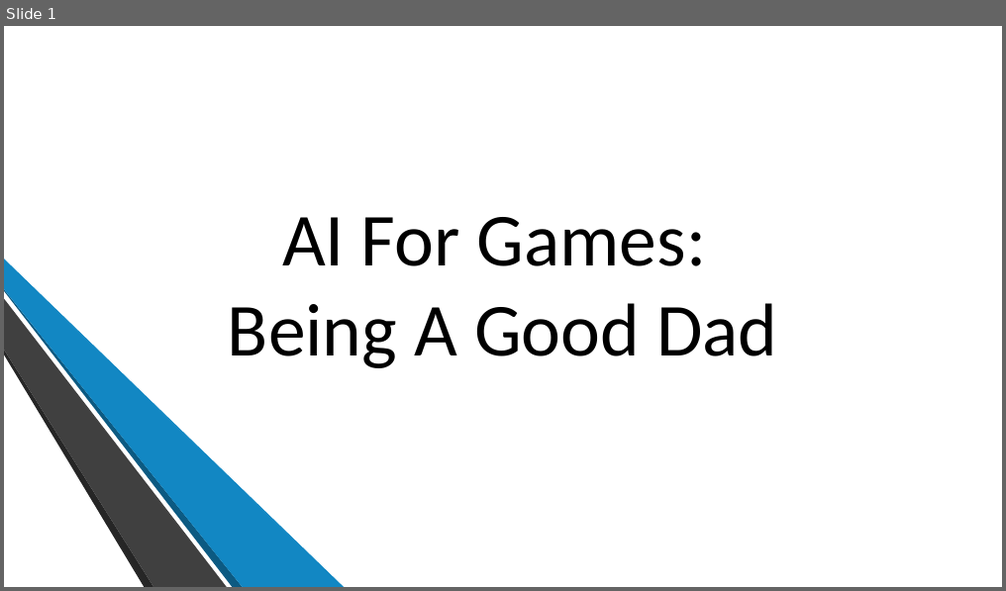
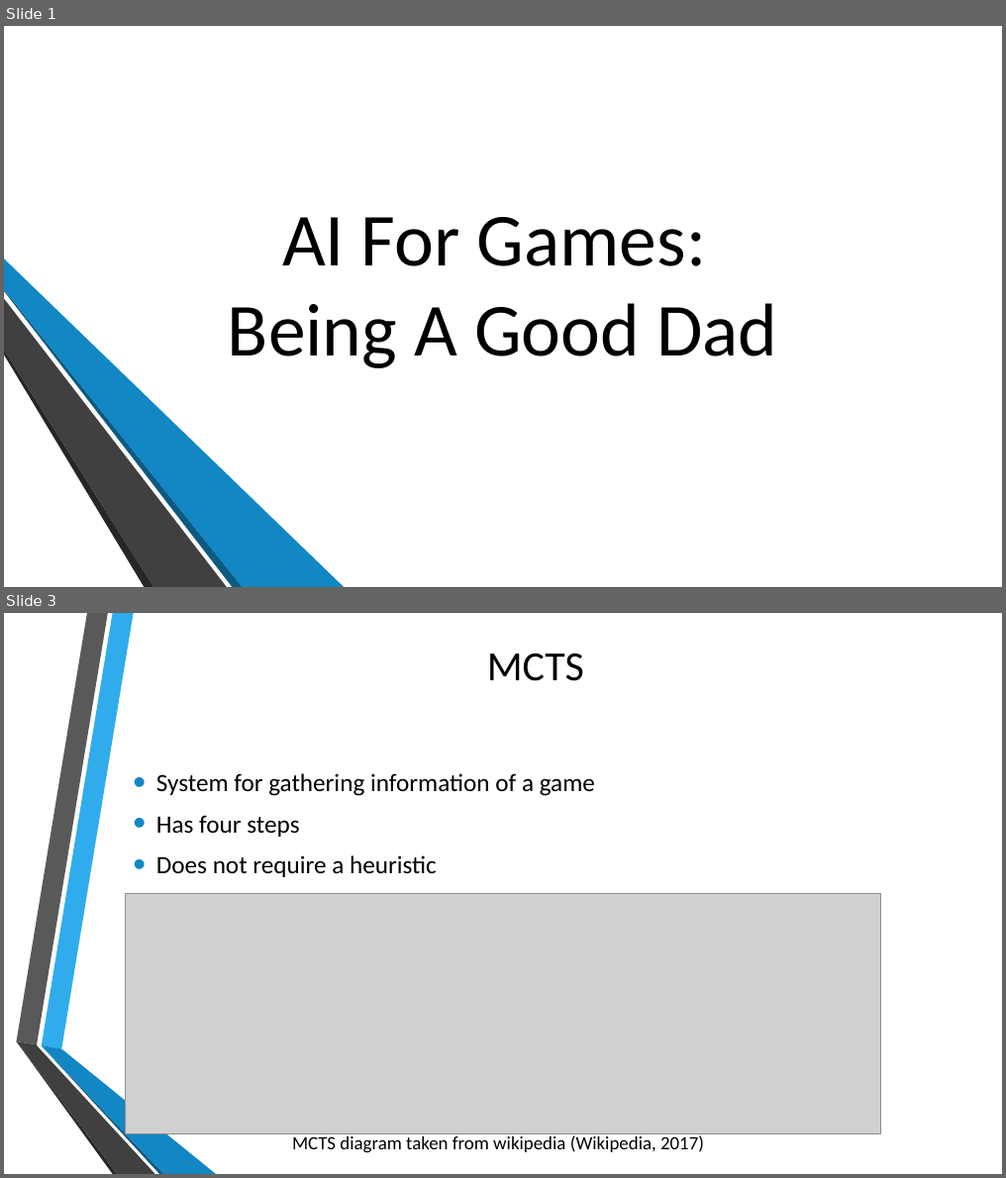
Before and after one commit to mDinardo08/diss, a slide deck: PosterDayPresentation.pptx. Shown one above the other, each under a label of ours: slide 1 before the commit, slides 1 and 3 after it; the slides between them are not shown. The pictures are 1006x591 and 1006x1178 pixels, drawn with LibreOffice and Linux fonts; fonts in the diff are those of the drawing; grey boxes stand for pictures; background and template pictures are left out. Boxes give left, top, right and bottom in pixels: in the first picture for what was removed or moved away, otherwise in the second. Text is boxed around its words. In the diff, an @@ line names an element or a change of style, - is before the commit and + after.

```diff
--- a/PosterDayPresentation.pptx
+++ b/PosterDayPresentation.pptx
@@ slide 3 added at (4, 613, 1002, 1174), background picture (left out) @@
@@ title added at (487, 653, 584, 681), 40 pt, text #000000 @@
+MCTS
@@ text added at (156, 773, 595, 877), 24 pt, text #000000 @@
+• System for gathering information of a game
+• Has four steps
+• Does not require a heuristic
@@ picture added at (126, 894, 880, 1135) @@
@@ group added at (16, 613, 216, 1174): 6 freeform shapes @@
@@ text added at (292, 1136, 704, 1154), 18 pt, text #000000 @@
+MCTS diagram taken from wikipedia (Wikipedia, 2017)
```
Also in this commit, not shown: 2 slides changed, 5 other slides added, 4 slides removed, 4 other files.
